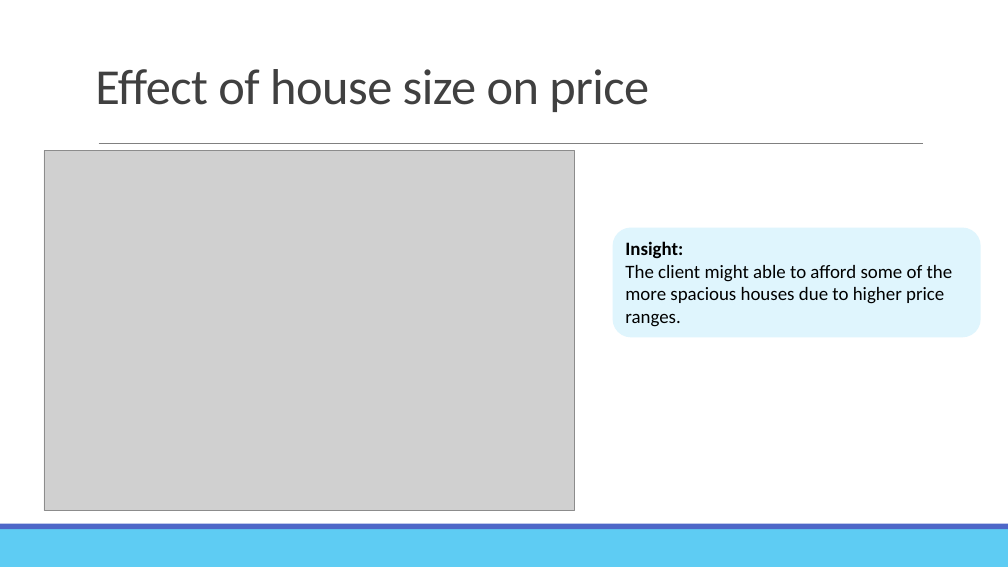
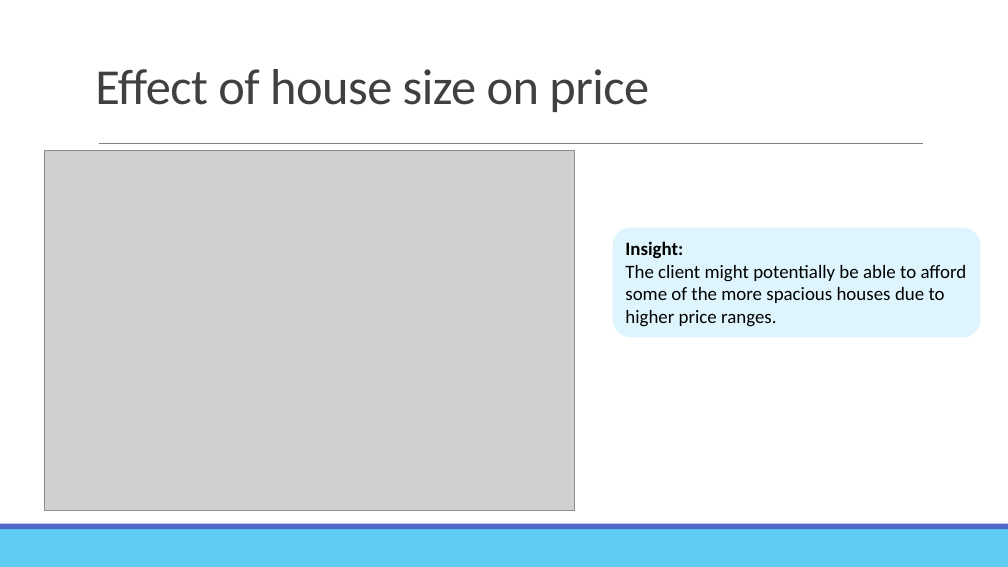
Before and after one commit to vlatko-v/ds-king_county_housing-EDA, a slide deck: slide 5 of presentation/King County Housing.pptx. Drawn at 1008x567 pixels with LibreOffice and Linux fonts; fonts in the diff are those of the drawing; grey boxes stand for pictures. Boxes give left, top, right and bottom in pixels: in the first picture for what was removed or moved away, otherwise in the second. Text is boxed around its words. In the diff, an @@ line names an element or a change of style, - is before the commit and + after.

```diff
--- a/presentation/King County Housing.pptx
+++ b/presentation/King County Housing.pptx
@@ text in rounded rectangle at (x1=625, y1=265, x2=967, y2=327): text changed @@
-The client might able to afford some of the more spacious houses due to higher price ranges.
+The client might potentially be able to afford some of the more spacious houses due to higher price ranges.
```
Also in this commit, not shown: 5 other slides changed, 8 other files.
